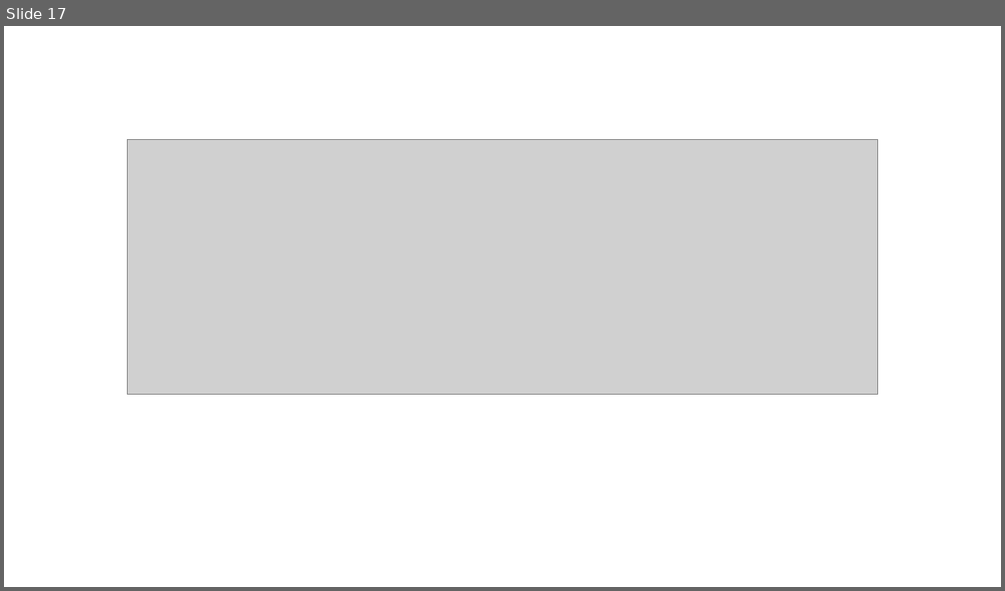
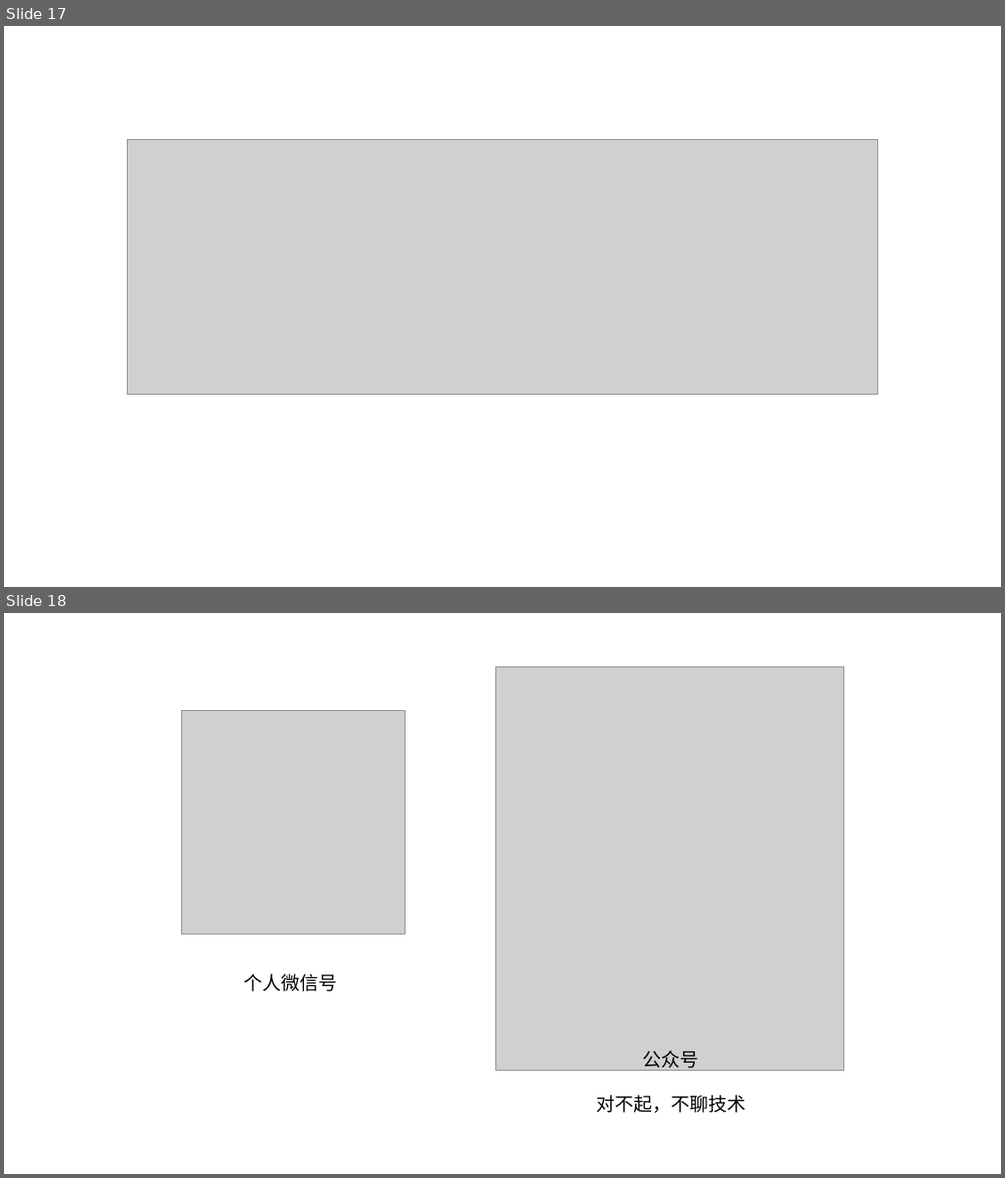
Before and after one commit to xiaotudui/pytorch-tutorial, a slide deck: notes/演示.pptx. Shown one above the other, each under a label of ours: slide 17 before the commit, slides 17 and 18 after it. The pictures are 1005x591 and 1005x1178 pixels, drawn with LibreOffice and Linux fonts; fonts in the diff are those of the drawing; grey boxes stand for pictures. Boxes give left, top, right and bottom in pixels: in the first picture for what was removed or moved away, otherwise in the second. Text is boxed around its words. In the diff, an @@ line names an element or a change of style, - is before the commit and + after.

```diff
--- a/notes/演示.pptx
+++ b/notes/演示.pptx
@@ slide 18 added at <box>4,613,1001,1174</box>, background #FFFFFF @@
@@ picture added at <box>496,667,844,1070</box> @@
@@ picture added at <box>182,711,405,934</box> @@
@@ text added at <box>243,973,337,991</box>, 18 pt, text #000000 @@
+个人微信号
@@ text added at <box>597,1050,746,1112</box>, 18 pt, text #000000 @@
+公众号
+对不起，不聊技术
```
Also in this commit, not shown: 1 other file.
